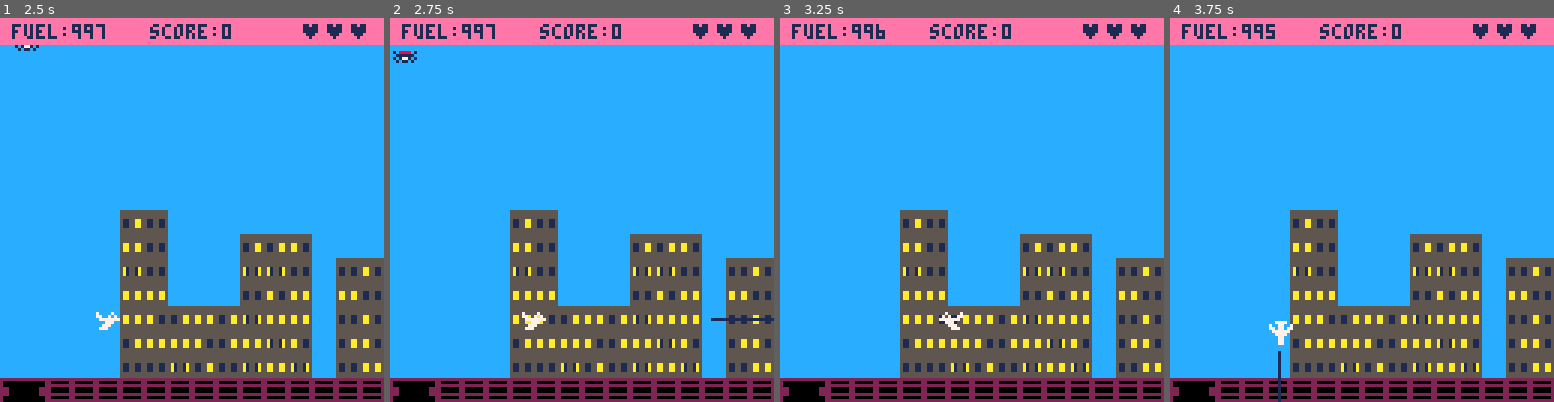
Above: before the commit, frames 1-4 (left to right).
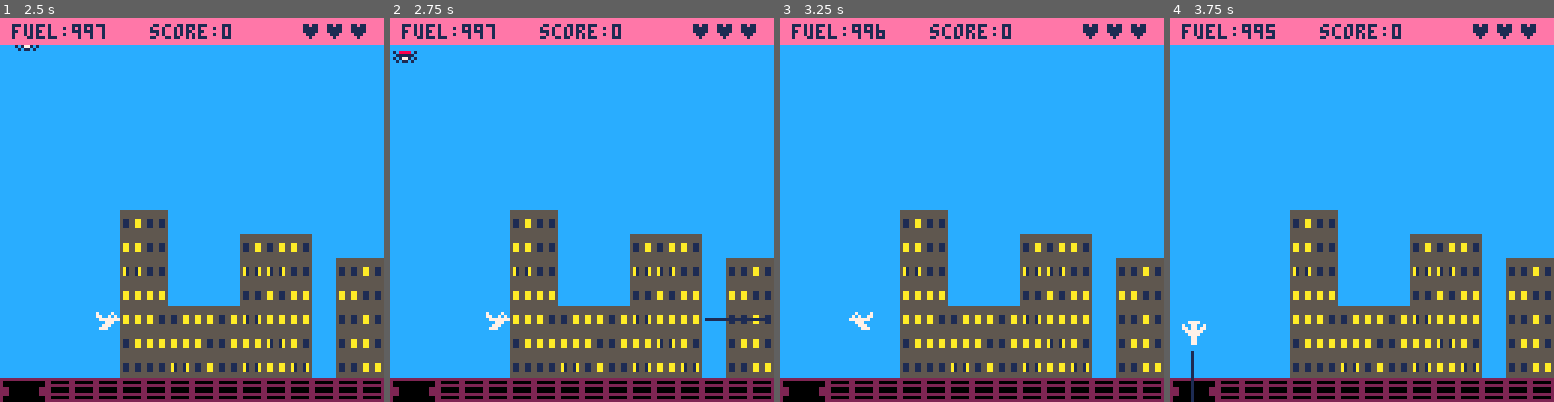
Above: after the commit, the same moments.

Repository: natebeaty/savepicoville
Game: PICO-8 cartridge savechicago.p8
Two runs of this game, one before a commit and one after it. Both use one fixed random seed, a clock stepped at 60 frames per second and the inputs below.
Inputs:
- Up to frame 1 (2.5 s): tap O (Z key) at 0.7, 1.7, 2.1 s; hold Right 1.6-2.1 s; hold Up 2.15-2.42 s; hold Right from 2.47 s (still down)
- Up to frame 2 (2.75 s): keep holding Right; tap O (Z key) at 2.5 s
- Up to frame 3 (3.25 s): tap O (Z key) at 2.9 s; release Right at 3.03 s; hold Left from 3.08 s (still down)
- Up to frame 4 (3.75 s): tap O (Z key) at 3.3, 3.7 s; release Left at 3.58 s; hold Down from 3.63 s (still down)

Frame 1 is identical in both runs. In frame 2, 0.3% of the frame differs, in the area x 25-100%, y 76-82%; in frame 3, 0.3%; in frame 4, 0.6%, in the area x 3-33%, y 78-100%.

Commit message:
fix collision to include hitbox dimensions on object

Diff:
--- a/collision.lua
+++ b/collision.lua
@@ -1,5 +1,6 @@
 --collision functions
 
+-- get absolute coordinates
 function abs_box(s)
   local box = {}
   box.x1 = s.box.x1 + s.x
@@ -9,6 +10,7 @@
   return box
 end
 
+-- check if object a and b are colliding
 function coll(a,b)
  local box_a = abs_box(a)
  local box_b = abs_box(b)
@@ -30,28 +32,19 @@
 --marked as solid would prevent
 --movement into that spot.)
 function can_move(a,dx,dy)
-
-  --create variables for the
-  --left, right, top, and bottom
-  --coordinates of where the
-  --object is trying to be.
-  local nx_l=a.x+dx       --lft
+  --where object is trying to be, relative to hitbox (a.box)
+  local nx_l=a.x+dx+a.box.x1   --lft
   local nx_r=a.x+dx+a.box.x2   --rgt
-  local ny_t=a.y+dy       --top
+  local ny_t=a.y+dy+a.box.y1   --top
   local ny_b=a.y+dy+a.box.y2   --btm
 
-  --now check each corner of
-  --where the object is trying to
-  --be and see if that spot is
-  --solid or not.
+  --is that spot solid?
   local top_left_solid=solid(nx_l,ny_t)
   local btm_left_solid=solid(nx_l,ny_b)
   local top_right_solid=solid(nx_r,ny_t)
   local btm_right_solid=solid(nx_r,ny_b)
 
-  --if all of those locations are
-  --not solid, the object can
-  --move into that spot.
+  --nothing solid means we can move into that spot
   return not (top_left_solid or
               btm_left_solid or
               top_right_solid or
@@ -72,10 +65,10 @@
  local map_sprite=mget(map_x,map_y)
 
  --what flag does it have?
- local flag=fget(map_sprite)
+ local flag=fget(map_sprite, 0)
 
  --if the flag is 1, it's solid
- return flag==1
+ return flag
 end
 
 --this checks to see if the
@@ -87,69 +80,4 @@
   if ((a.dx<0 and (solid(a.x-1,a.y) or solid(a.x-1,a.y+a.box.y2-1))) or (a.dx>0 and (solid(a.x+a.box.x2,a.y) or solid(a.x+a.box.x2,a.y+a.box.y2-1)))) p.dx=0
   if ((a.dy<0 and (solid(a.x,a.y-1) or solid(a.x+a.box.y2-1,a.y-1))) or (a.dy>0 and (solid(a.x,a.y+a.box.y2) or solid(a.x+a.box.x2-1,a.y+a.box.y2)))) p.dy=0
 
- --going left?
- if (a.dx<0) then
-  --check both left corners for
-  --a wall.
-  local wall_top_left=solid(a.x-1,a.y)
-  local wall_btm_left=solid(a.x-1,a.y+a.box.y2)
-
-  --if there is a wall in that
-  --direction, set x movement
-  --to 0.
-  if (wall_top_left or wall_btm_left) then
-   a.dx=0
-  end
-
- --going right?
- elseif (a.dx>0) then
-  --check both right corners for
-  --a wall.
-  local wall_top_right=solid(a.x+a.box.x2+1,a.y)
-  local wall_btm_right=solid(a.x+a.box.x2+1,a.y+a.box.y2)
-
-  --if there is a wall in that
-  --direction, set x movement
-  --to 0.
-  if (wall_top_right or wall_btm_right) then
-   a.dx=0
-  end
- end
-
- --going up?
- if (a.dy<0) then
-  --check both top corners for
-  --a wall.
-  local wall_top_left=solid(a.x,a.y-1)
-  local wall_top_right=solid(a.x+a.box.x2,a.y-1)
-
-  --if there is a wall in that
-  --direction, set y movement
-  --to 0.
-  if (wall_top_left or wall_top_right) then
-   a.dy=0
-  end
-
- --going down?
- elseif (a.dy>0) then
-  --check both bottom corners
-  --for a wall.
-  local wall_btm_left=solid(a.x,a.y+a.box.y2+1)
-  local wall_btm_right=solid(a.x,a.y+a.box.y2+1)
-
-  --if there is a wall in that
-  --direction, set y movement
-  --to 0.
-  if (wall_btm_right or wall_btm_left) then
-   a.dy=0
-  end
- end
-
- --the two commented lines of
- --code below do the same thing
- --as all the lines of code
- --above, but are just condensed
-
-  --if ((a.dx<0 and (solid(a.x-1,a.y) or solid(a.x-1,a.y+a.box.y2-1))) or (a.dx>0 and (solid(a.x+a.box.x2,a.y) or solid(a.x+a.box.x2,a.y+a.box.y2-1)))) p.dx=0
-  --if ((a.dy<0 and (solid(a.x,a.y-1) or solid(a.x+a.box.y2-1,a.y-1))) or (a.dy>0 and (solid(a.x,a.y+a.box.y2) or solid(a.x+a.box.x2-1,a.y+a.box.y2)))) p.dy=0
 end
--- a/enemies.lua
+++ b/enemies.lua
@@ -1,4 +1,4 @@
--- enemies
+-- enemies functions
 
 -- spawn enemies in update function
 function check_enemy_spawn(max)
